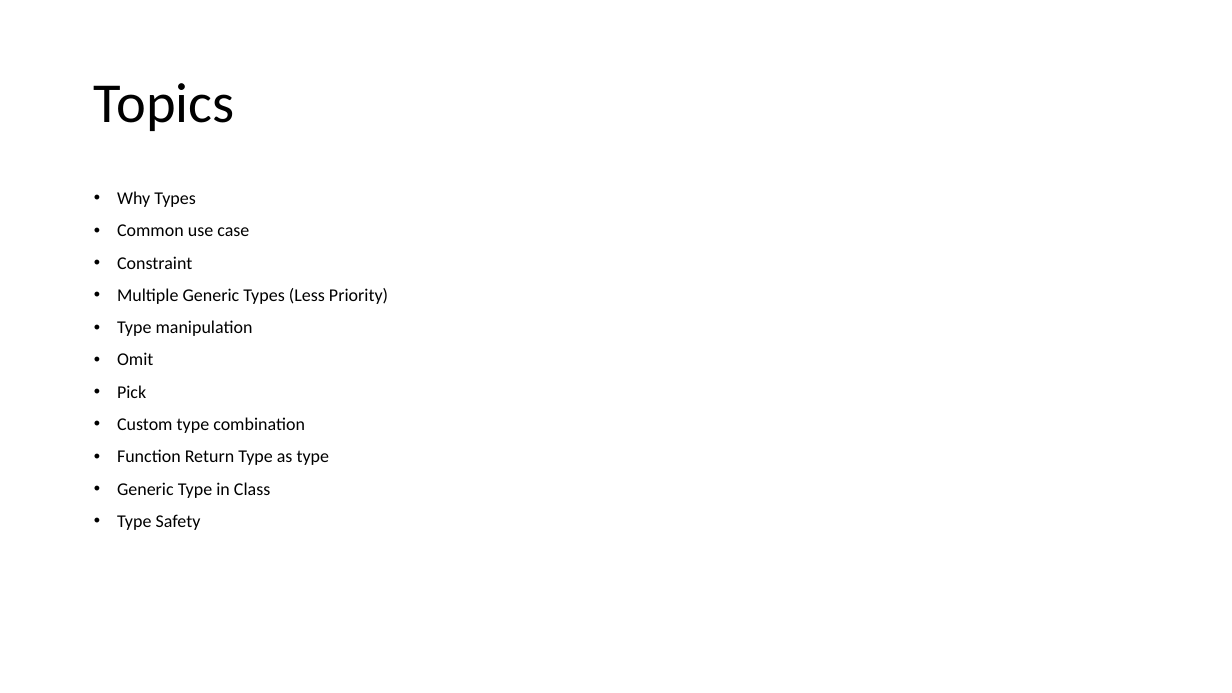
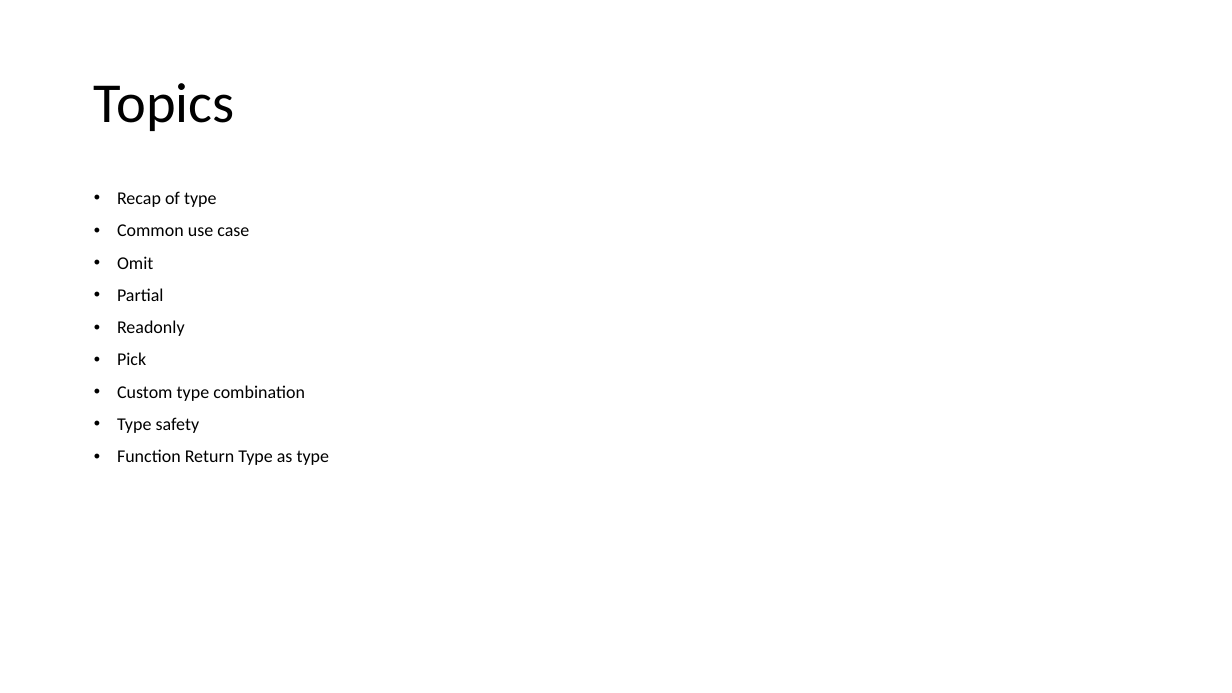
Before and after one commit to MehediKinesso50200/advance-typescript, a slide deck: slide 3 of advance-typescript.pptx (slide 2 before the commit). Drawn at 1232x693 pixels with LibreOffice and Linux fonts; fonts in the diff are those of the drawing. Boxes give left, top, right and bottom in pixels: in the first picture for what was removed or moved away, otherwise in the second. Text is boxed around its words. In the diff, an @@ line names an element or a change of style, - is before the commit and + after.

```diff
--- a/advance-typescript.pptx
+++ b/advance-typescript.pptx
@@ text at [117,191,217,207]: text changed @@
-• Why Types
+• Recap of type
@@ text at [117,256,388,336]: paragraphs removed @@
-• Constraint
-• Multiple Generic Types (Less Priority)
-• Type manipulation
@@ text at [117,288,185,336]: paragraphs added @@
+• Partial
+• Readonly
@@ text at [117,417,200,433]: paragraph added @@
+• Type safety
@@ text at [117,482,270,530]: paragraphs removed @@
-• Generic Type in Class
-• Type Safety
```
Also in this commit, not shown: 2 other slides changed, 1 slide added, 1 other file.
